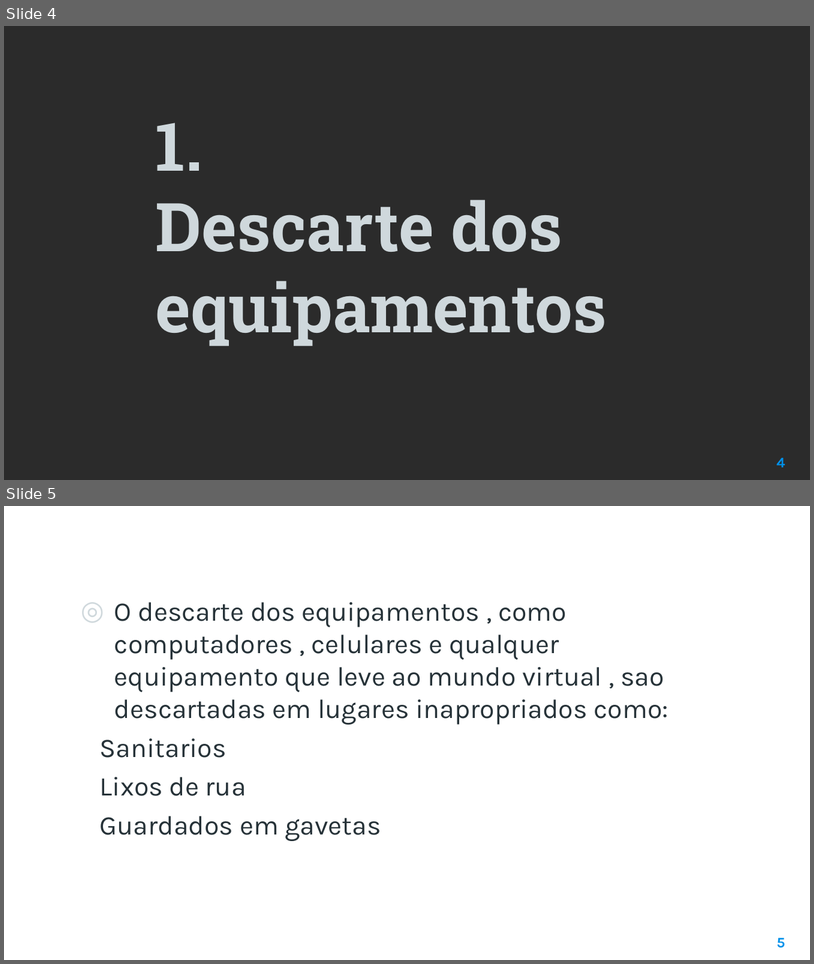
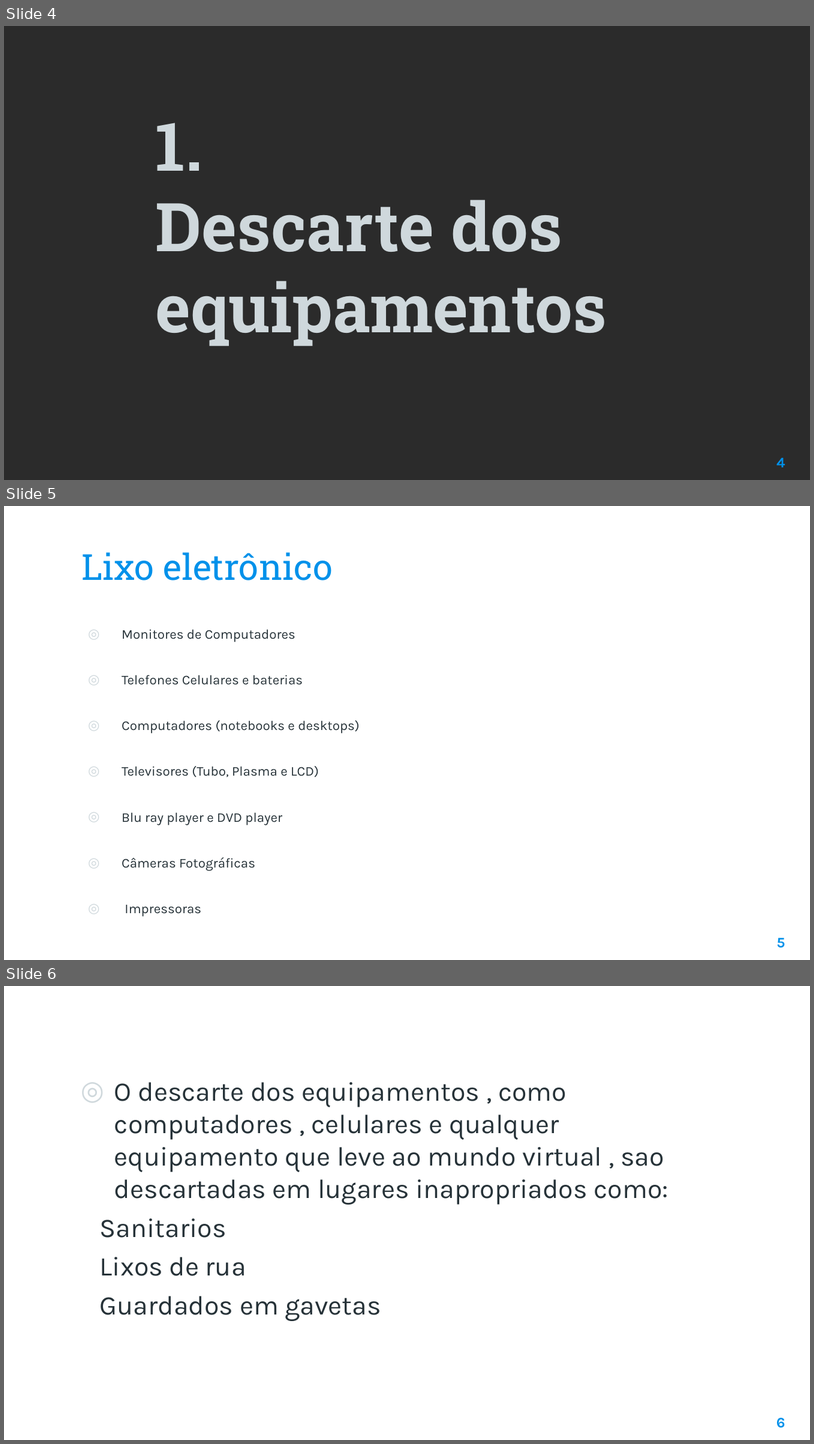
Before and after one commit to evelynsantosbandtec/site-pessoal, a slide deck: socio/Cordelia · SlidesCarnival.pptx. Shown one above the other, each under a label of ours: slides 4 and 5 before the commit, slides 4, 5 and 6 after it. The pictures are 814x964 and 814x1444 pixels, drawn with LibreOffice and Linux fonts; fonts in the diff are those of the drawing; background and template pictures are left out; a plain dark background stands for a picture behind light text. Boxes give left, top, right and bottom in pixels: in the first picture for what was removed or moved away, otherwise in the second. Text is boxed around its words. In the diff, an @@ line names an element or a change of style, - is before the commit and + after.

```diff
--- a/socio/Cordelia · SlidesCarnival.pptx
+++ b/socio/Cordelia · SlidesCarnival.pptx
@@ slide 5 added at (x1=4, y1=506, x2=810, y2=960), background picture (left out) @@
@@ title added at (x1=81, y1=552, x2=333, y2=580), 32 pt, text #0091EA @@
+Lixo eletrônico
@@ text added at (x1=122, y1=629, x2=359, y2=916), 12 pt, text #263238 @@
+◎ Monitores de Computadores
+◎ Telefones Celulares e baterias
+◎ Computadores (notebooks e desktops)
+◎ Televisores (Tubo, Plasma e LCD)
+◎ Blu ray player e DVD player
+◎ Câmeras Fotográficas
+◎ Impressoras
@@ page number added at (x1=777, y1=937, x2=785, y2=948), 13 pt, text #0091EA, bold @@
+5
@@ what was slide 5 is now slide 6 @@
@@ page number at (x1=777, y1=1417, x2=786, y2=1428): text changed @@
-5
+6
```
Also in this commit, not shown: 3 slides changed, 1 other file.
